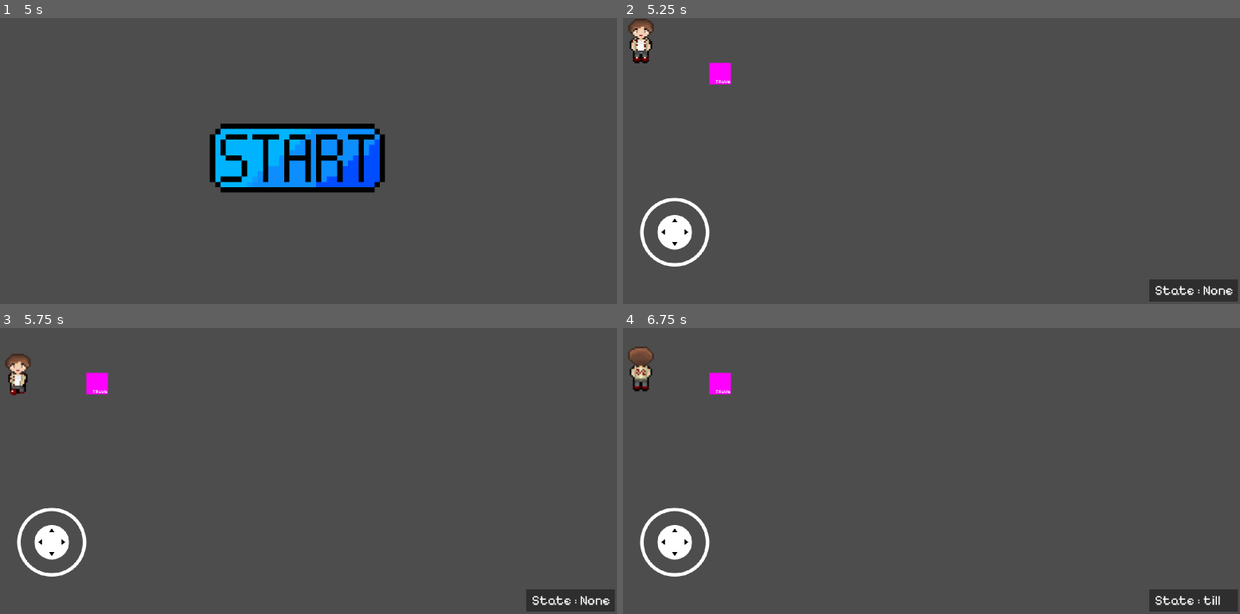
Above: before the commit, frames 1-4 (two rows, left to right).
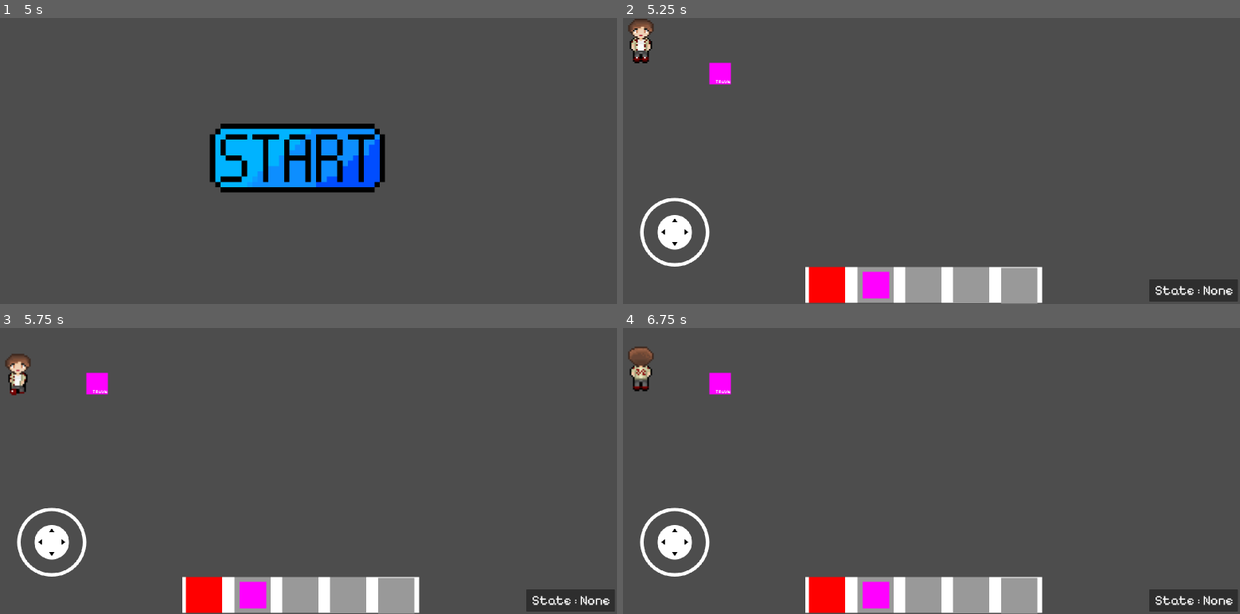
Above: after the commit, the same moments.

Repository: FelixSalim/RevitalizationOfElyoris
Game: Godot game, scene res://MainMenu.tscn
Same seed, same stepped clock (60 frames per second), same inputs: the game is played once before the commit and once after it.
Inputs (mouse positions are in pixels of both pictures, inside the frame that each line leads up to):
- Up to frame 1 (5 s): tap Enter (ui_accept) at 0.5, 0.77, 1.25, 2, 2.75, 3.5, 3.77, 4.25 s; move the mouse to (438, 146) at 0.52 s; hold Right (ui_right) 0.53-1.25 s; tap 1 (ui_equip_till_later_will_be_replaced) at 0.6, 2.1, 3.6 s; click (438, 146) at 0.67 s; tap 0 (ui_unequip) at 0.8, 2.3, 3.8 s; drag from (172, 175) to (265, 218) at 1.27 s; move the mouse to (364, 98) at 2.02 s; hold Right (ui_right) 2.03-2.75 s; drag from (265, 218) to (104, 118) at 2.77 s; move the mouse to (487, 203) at 3.52 s; hold Left (ui_left) 3.53-4.25 s; drag from (104, 118) to (203, 89) at 4.27 s
- Up to frame 2 (5.25 s): move the mouse to (956, 161) at 5.02 s; hold Down (ui_down) from 5.03 s (still down); tap 1 (ui_equip_till_later_will_be_replaced) at 5.1 s; click (956, 161) at 5.17 s
- Up to frame 3 (5.75 s): keep holding Down (ui_down); tap 0 (ui_unequip) at 5.3 s
- Up to frame 4 (6.75 s): release Down (ui_down) at 5.75 s; drag from (826, 399) to (795, 485) at 5.77 s; move the mouse to (1061, 456) at 6.52 s; hold Up (ui_up) from 6.53 s (still down); tap 1 (ui_equip_till_later_will_be_replaced) at 6.6 s

Frame 1 is identical in both runs. In frame 2, 4.9% of the frame differs, in the area x 29-68%, y 86-100%; in frame 3, 4.9%; in frame 4, 5.0%, in the area x 29-99%, y 86-100%.

Commit message:
feat: added inventory bar

Diff:
--- a/Player/Player.gd
+++ b/Player/Player.gd
@@ -32,13 +32,6 @@
 		move_up()
 	if Input.is_action_pressed("ui_down"):
 		move_down()
-
-	# Calls for interaction
-	# currently prototype, later will change so that this state is enterred via equipping tools
-	if Input.is_action_just_pressed("ui_equip_till_later_will_be_replaced"):
-		change_interacting_state("till")
-	if Input.is_action_just_pressed("ui_unequip"):
-		change_interacting_state("none")
 
 	# Update Velocity
 	velocity = velocity.normalized() * speed * delta
--- a/ShowStateDebug.gd
+++ /dev/null
@@ -1,5 +0,0 @@
-extends Label
-
-# Called every frame. 'delta' is the elapsed time since the previous frame.
-func _process(delta: float) -> void:
-	self.text = "State : " + Game.currentInteractingState
--- a/UI.tscn
+++ /dev/null
@@ -1,30 +0,0 @@
-[gd_scene load_steps=3 format=3 uid="uid://ccy2104o4brdk"]
-
-[ext_resource type="PackedScene" uid="uid://dmr0fcamx7t56" path="res://addons/virtual_joystick/virtual_joystick_scene.tscn" id="1_iio50"]
-[ext_resource type="Script" path="res://ShowStateDebug.gd" id="2_4y0qv"]
-
-[node name="UI" type="CanvasLayer"]
-
-[node name="Virtual Joystick" parent="." instance=ExtResource("1_iio50")]
-offset_left = 75.0
-offset_top = -466.0
-offset_right = 375.0
-offset_bottom = -166.0
-scale = Vector2(1.3, 1.3)
-joystick_mode = 1
-
-[node name="Panel" type="Panel" parent="."]
-offset_left = 2058.0
-offset_top = 987.0
-offset_right = 2392.0
-offset_bottom = 1071.0
-
-[node name="CurrentState" type="Label" parent="Panel"]
-layout_mode = 0
-offset_left = 21.0
-offset_top = 11.0
-offset_right = 316.0
-offset_bottom = 71.0
-theme_override_font_sizes/font_size = 50
-text = "State : None"
-script = ExtResource("2_4y0qv")
